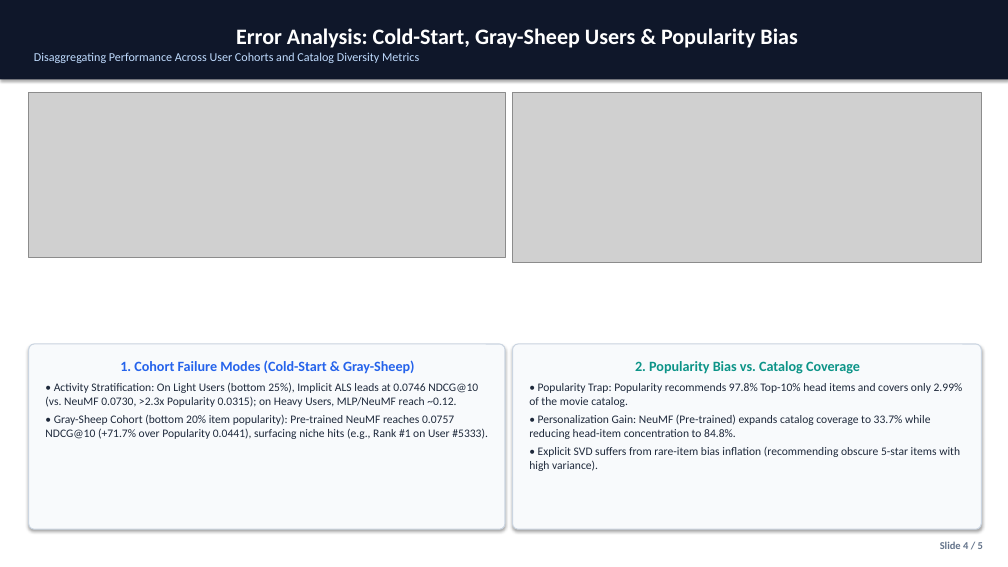
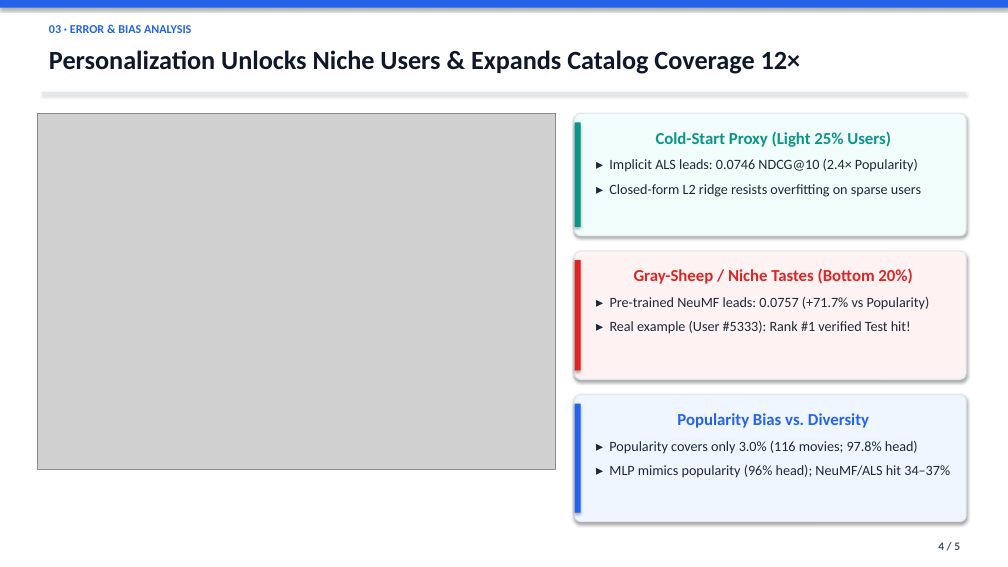
Before and after one commit to AlexTh4i/movielens-1m-recsys, a slide deck: slide 4 of docs/presentation_5_slides.pptx. Drawn at 1008x567 pixels with LibreOffice and Linux fonts; fonts in the diff are those of the drawing; grey boxes stand for pictures. Boxes give left, top, right and bottom in pixels: in the first picture for what was removed or moved away, otherwise in the second. Text is boxed around its words. In the diff, an @@ line names an element or a change of style, - is before the commit and + after.

Commit message:
Redesign 5-slide defense deck in keynote style and add non-tech 5-slide explainer deck

```diff
--- a/docs/presentation_5_slides.pptx
+++ b/docs/presentation_5_slides.pptx
@@ rectangle: place and size @@
-rectangle at [0,0,1008,79]
+rectangle at [0,0,1008,8]
@@ rectangle at [0,0,1008,8]: fill #0F172A to #2563EB @@
@@ text in rectangle at [34,28,797,63]: text removed @@
-Error Analysis: Cold-Start, Gray-Sheep Users & Popularity Bias
-Disaggregating Performance Across User Cohorts and Catalog Diversity Metrics
@@ text added at [49,25,191,33], 11.5 pt, text #2563EB, bold @@
+03 · ERROR & BIAS ANALYSIS
@@ text added at [49,50,801,74], 25 pt, text #0F172A, bold @@
+Personalization Unlocks Niche Users & Expands Catalog Coverage 12×
@@ picture removed at [29,92,505,257] @@
@@ picture added at [38,113,556,469] @@
@@ rectangle added at [42,92,966,94], fill #E2E8F0 @@
@@ picture removed at [513,92,982,262] @@
@@ rounded rectangle added at [575,113,966,236], fill #F0FDFA, outline #E2E8F0 1 pt, 13.5 pt, text #1E293B @@
+Cold-Start Proxy (Light 25% Users)
+▸ Implicit ALS leads: 0.0746 NDCG@10 (2.4× Popularity)
+▸ Closed-form L2 ridge resists overfitting on sparse users
@@ rectangle added at [575,123,581,227], fill #0D9488 @@
@@ rounded rectangle added at [575,251,966,380], fill #FEF2F2, outline #E2E8F0 1 pt, 13.5 pt, text #1E293B @@
+Gray-Sheep / Niche Tastes (Bottom 20%)
+▸ Pre-trained NeuMF leads: 0.0757 (+71.7% vs Popularity)
+▸ Real example (User #5333): Rank #1 verified Test hit!
@@ rectangle added at [575,260,581,371], fill #DC2626 @@
@@ rounded rectangle removed at [29,344,505,529] @@
-1. Cohort Failure Modes (Cold-Start & Gray-Sheep)
-• Activity Stratification: On Light Users (bottom 25%), Implicit ALS leads at 0.0746 NDCG@10 (vs. NeuMF 0.0730, >2.3x Popularity 0.0315); on Heavy Users, MLP/NeuMF reach ~0.12.
-• Gray-Sheep Cohort (bottom 20% item popularity): Pre-trained NeuMF reaches 0.0757 NDCG@10 (+71.7% over Popularity 0.0441), surfacing niche hits (e.g., Rank #1 on User #5333).
@@ rounded rectangle removed at [513,344,982,529] @@
-2. Popularity Bias vs. Catalog Coverage
-• Popularity Trap: Popularity recommends 97.8% Top-10% head items and covers only 2.99% of the movie catalog.
-• Personalization Gain: NeuMF (Pre-trained) expands catalog coverage to 33.7% while reducing head-item concentration to 84.8%.
-• Explicit SVD suffers from rare-item bias inflation (recommending obscure 5-star items with high variance).
@@ rounded rectangle added at [575,395,966,522], fill #EFF6FF, outline #E2E8F0 1 pt, 13.5 pt, text #1E293B @@
+Popularity Bias vs. Diversity
+▸ Popularity covers only 3.0% (116 movies; 97.8% head)
+▸ MLP mimics popularity (96% head); NeuMF/ALS hit 34–37%
@@ rectangle added at [575,404,581,513], fill #2563EB @@
@@ text at [938,542,960,550]: text changed; size 10 to 11 pt; text colour #64748B to #475569 @@
-Slide 4 / 5
+4 / 5
```
Also in this commit, not shown: 3 other slides changed, 1 slide added, 1 slide removed, 9 other files.
